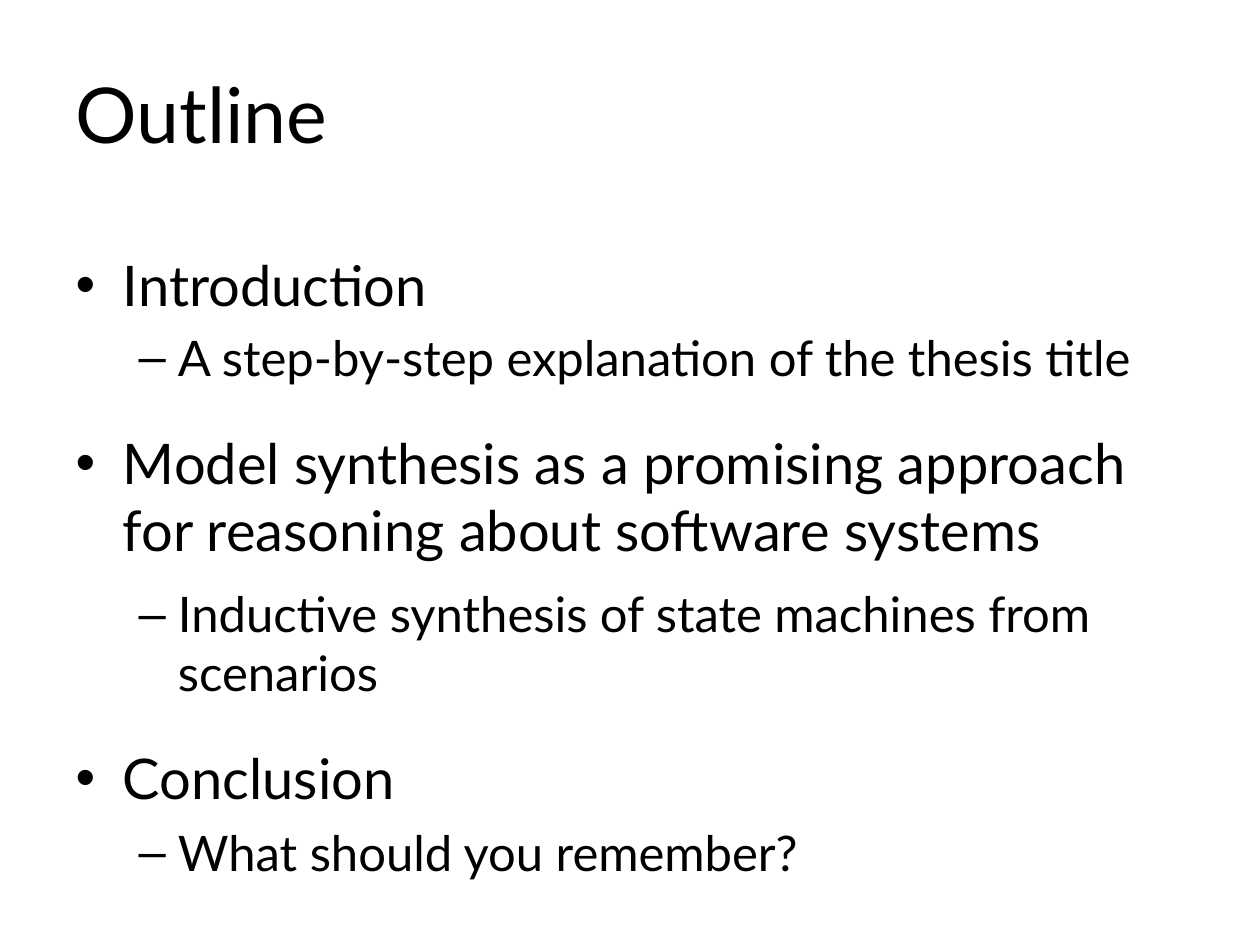
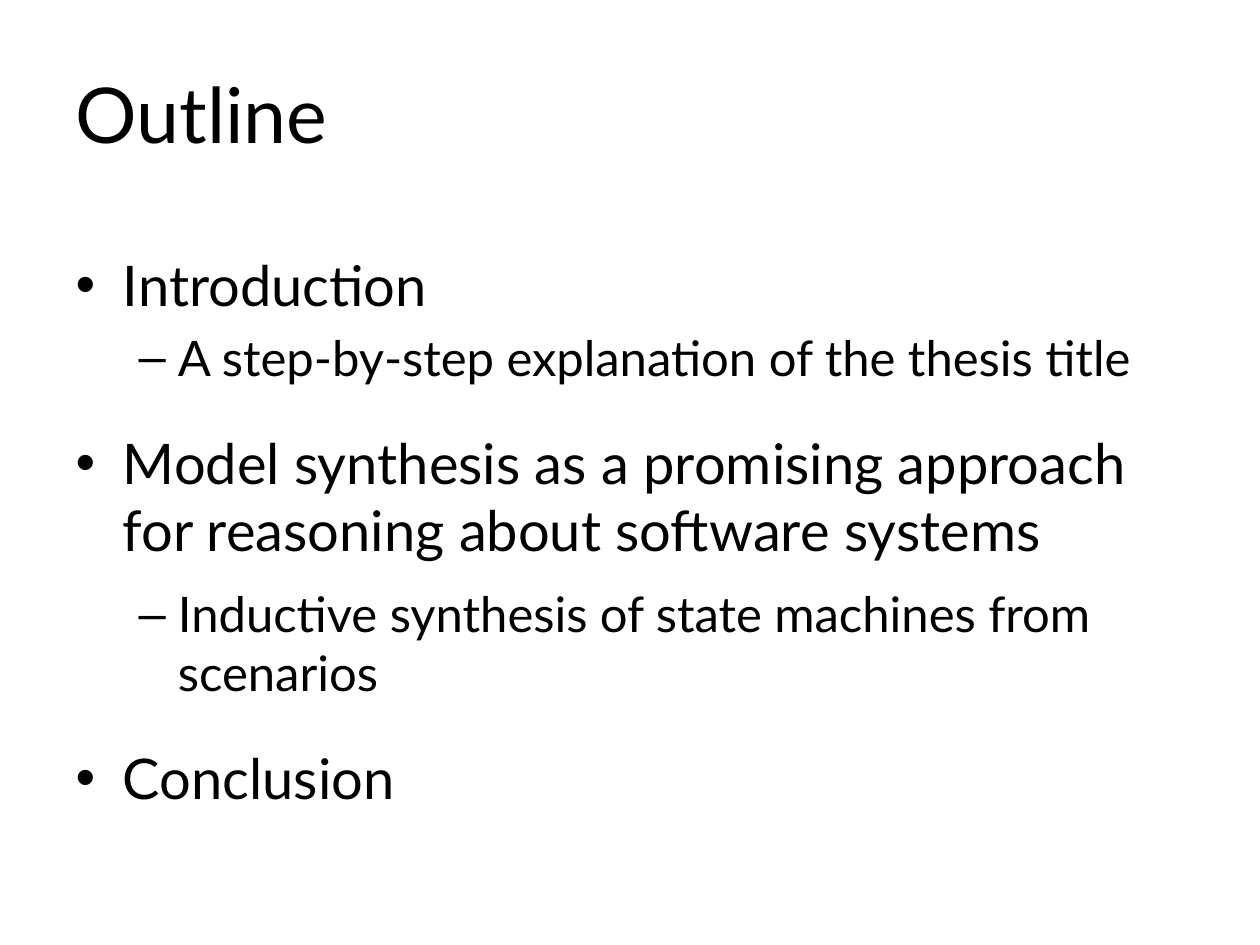
Before and after one commit to blambeau/phd, a slide deck: slide 2 of public-defense/slides.pptx. Drawn at 1260x945 pixels with LibreOffice and Linux fonts; fonts in the diff are those of the drawing. Boxes give left, top, right and bottom in pixels: in the first picture for what was removed or moved away, otherwise in the second. Text is boxed around its words. In the diff, an @@ line names an element or a change of style, - is before the commit and + after.

```diff
--- a/public-defense/slides.pptx
+++ b/public-defense/slides.pptx
@@ text at (x1=178, y1=835, x2=798, y2=880): paragraph removed @@
-  – What should you remember?
```
Also in this commit, not shown: 1 other slide changed, 4 slides added.
